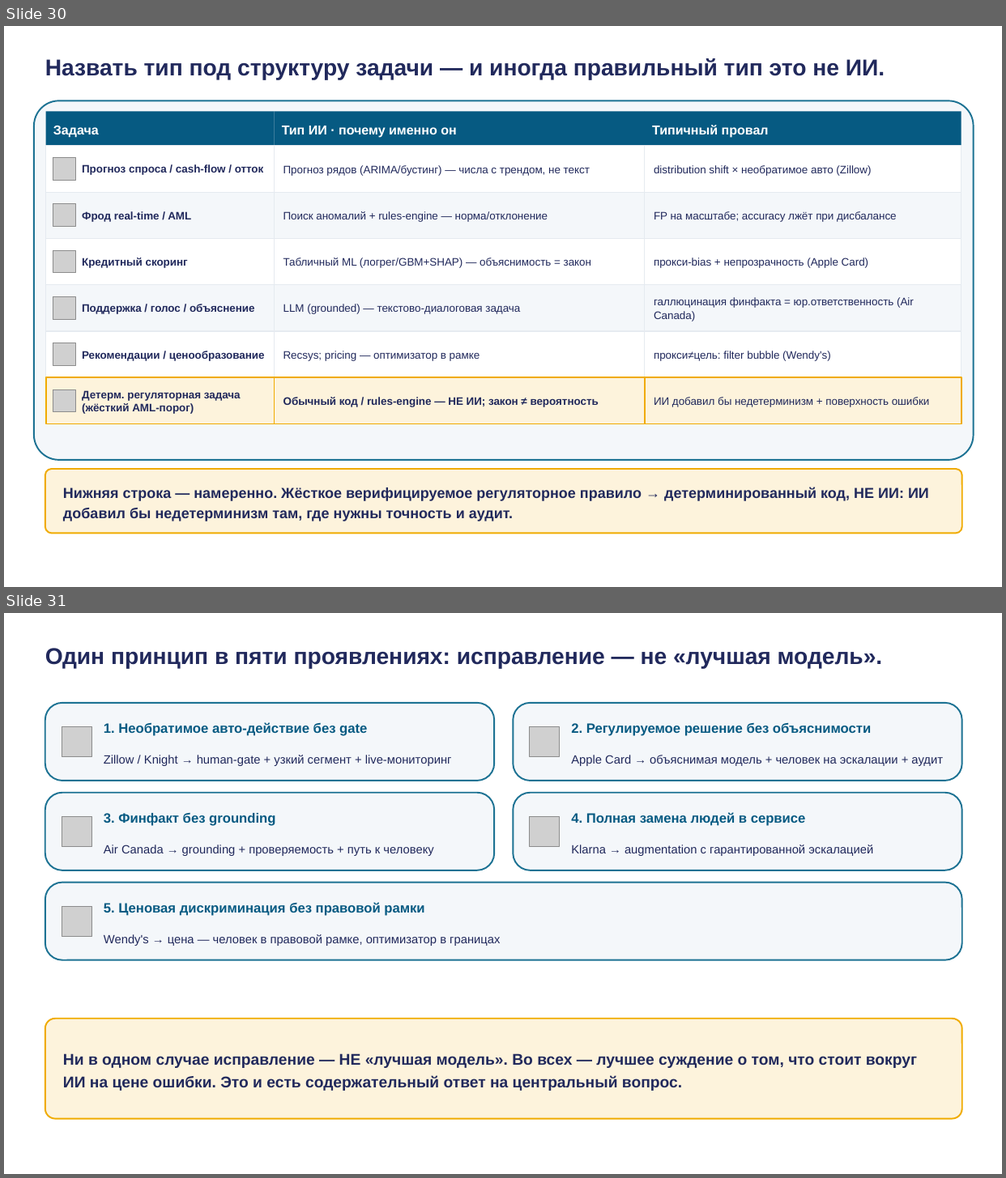
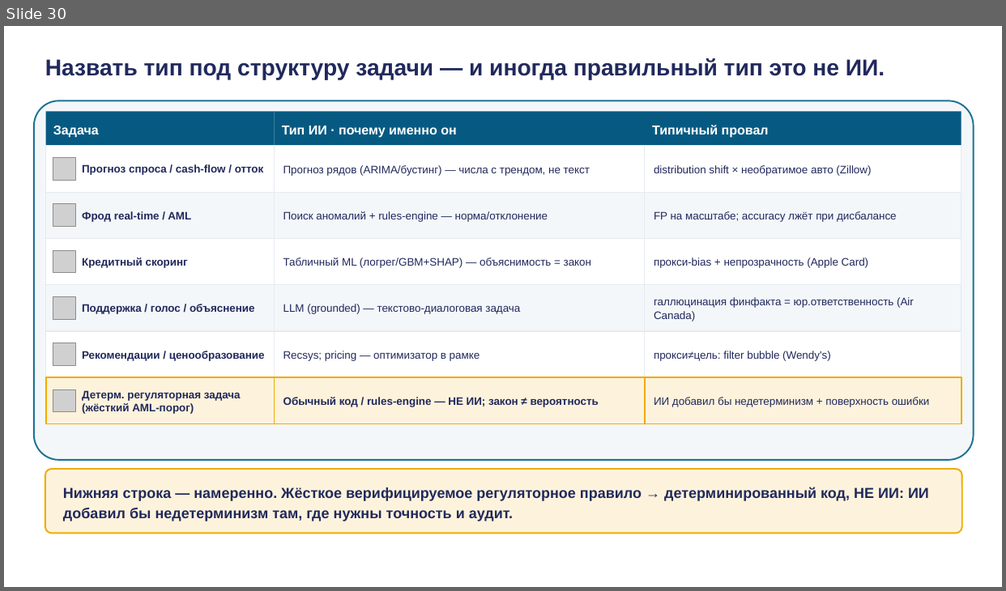
Before and after one commit to tellina-study/AI-usage-lessons, a slide deck: library/lectures/lec-05/rendered/lec-05.pptx. Shown one above the other, each under a label of ours: slides 30 and 31 before the commit, slide 30 after it. The pictures are 1006x1178 and 1006x591 pixels, drawn with LibreOffice and Linux fonts; fonts in the diff are those of the drawing; grey boxes stand for pictures. Boxes give left, top, right and bottom in pixels: in the first picture for what was removed or moved away, otherwise in the second. Text is boxed around its words. In the diff, an @@ line names an element or a change of style, - is before the commit and + after.

```diff
--- a/library/lectures/lec-05/rendered/lec-05.pptx
+++ b/library/lectures/lec-05/rendered/lec-05.pptx
@@ slide 31 removed at bbox=[4, 613, 1002, 1174], background #FFFFFF @@
@@ text removed at bbox=[45, 648, 883, 668] @@
-Один принцип в пяти проявлениях: исправление — не «лучшая модель».
@@ rounded rectangle removed at bbox=[45, 703, 494, 781] @@
@@ rounded rectangle removed at bbox=[513, 703, 962, 781] @@
@@ picture removed at bbox=[62, 726, 91, 756] @@
@@ text removed at bbox=[104, 722, 367, 736] @@
-1. Необратимое авто-действие без gate
@@ picture removed at bbox=[530, 726, 560, 756] @@
@@ text removed at bbox=[571, 723, 871, 736] @@
-2. Регулируемое решение без объяснимости
@@ text removed at bbox=[104, 755, 452, 766] @@
-Zillow / Knight → human-gate + узкий сегмент + live-мониторинг
@@ text removed at bbox=[571, 755, 943, 766] @@
-Apple Card → объяснимая модель + человек на эскалации + аудит
@@ rounded rectangle removed at bbox=[45, 793, 494, 871] @@
@@ rounded rectangle removed at bbox=[513, 793, 962, 871] @@
@@ picture removed at bbox=[62, 816, 91, 846] @@
@@ text removed at bbox=[104, 813, 275, 826] @@
-3. Финфакт без grounding
@@ picture removed at bbox=[530, 816, 560, 846] @@
@@ text removed at bbox=[571, 812, 806, 826] @@
-4. Полная замена людей в сервисе
@@ text removed at bbox=[104, 845, 433, 856] @@
-Air Canada → grounding + проверяемость + путь к человеку
@@ text removed at bbox=[571, 845, 873, 856] @@
-Klarna → augmentation с гарантированной эскалацией
@@ rounded rectangle removed at bbox=[45, 883, 962, 960] @@
@@ text removed at bbox=[104, 902, 424, 916] @@
-5. Ценовая дискриминация без правовой рамки
@@ picture removed at bbox=[62, 906, 91, 936] @@
@@ text removed at bbox=[104, 935, 500, 946] @@
-Wendy's → цена — человек в правовой рамке, оптимизатор в границах
@@ rounded rectangle removed at bbox=[45, 1019, 962, 1119] @@
@@ text removed at bbox=[63, 1054, 917, 1091] @@
-Ни в одном случае исправление — НЕ «лучшая модель». Во всех — лучшее суждение о том, что стоит вокруг ИИ на цене ошибки. Это и есть содержательный ответ на центральный вопрос.
```
Also in this commit, not shown: 17 slides changed, 1 slide added, 35 other files.
